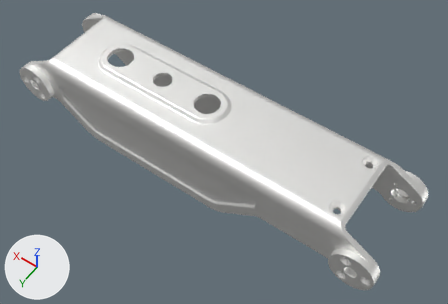
The COLLADA model mg400_description/meshes/link4_2.dae as it was, and as the next commit left it.
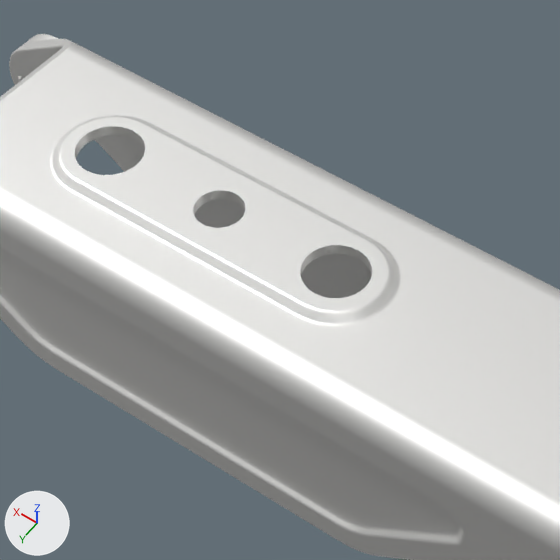
Each version is shown whole from a 50 mm lens placed at (-0.0253, 0.1703, 0.2203), pointed at (0.073, 0.0328, 0.0042), then close up on the part from 18% to 65% of the width and 0% to 70% of the height. The axes (+X, +Y, +Z) are drawn at lower left. The lights are the same throughout. Where no turn or scale is listed for an object, it has been applied to the vertices. Vertices at the same position are counted once.

Names of what the first close-up shows: 'Body1'.
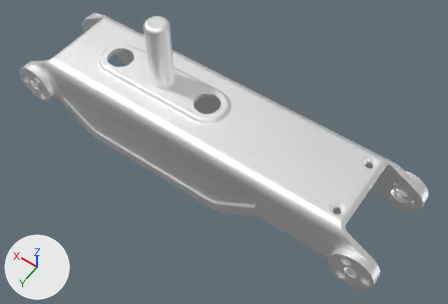
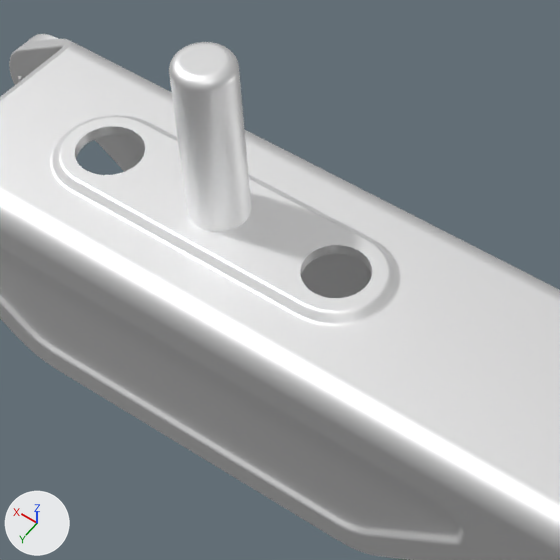
Boxes (x1, y1, x2, y2) around the edits, measured in the close-ups (560 x 560 px):
part 1 of me_body1, built on
    before: (153, 132, 560, 479)
    after: (78, 42, 560, 479)
part 2 of me_body1, recoloured
    both: (168, 91, 365, 282)

Diff of the bpy script that builds the scene:
```diff
--- a/mg400_description/meshes/link4_2.dae.py
+++ b/mg400_description/meshes/link4_2.dae.py
@@ mat_aluminum___bead_blasted @@
+mat_aluminum___bead_blasted = principled_material('Aluminum - Bead Blasted')
+mat_aluminum___bead_blasted.base_color = (0.961, 0.961, 0.965)  # white #fbfbfb
+mat_aluminum___bead_blasted.metallic = 1.0
@@ me_body1 @@
 # used by ob_body1; location = (0.0, 0.0, 0.0)
-me_body1.from_pydata(...)  # 13758 vertices, 27591 faces; spans x -0.01..0.185, y 0.0..0.05, z -0.021..0.019
+me_body1.from_pydata(...)  # 14146 vertices, 28363 faces; spans x -0.01..0.185, y 0.0..0.05, z -0.021..0.052
+# me_body1 part 1: 15 vertices moved within x 0.012..0.112, y 0.003..0.045, z -0.018..0.019; 29 vertices removed from x 0.012..0.092, y 0.003..0.044, z -0.015..0.018; 399 vertices added at x 0.012..0.118, y 0.004..0.045, z -0.018..0.052
+# me_body1 part 2: 26718 faces spanning x -0.01..0.185, y 0.0..0.05, z -0.021..0.019 switch from mat_paint___metallic__silver (white #fdfdfb) to mat_aluminum___bead_blasted (white #fbfbfb)
```
